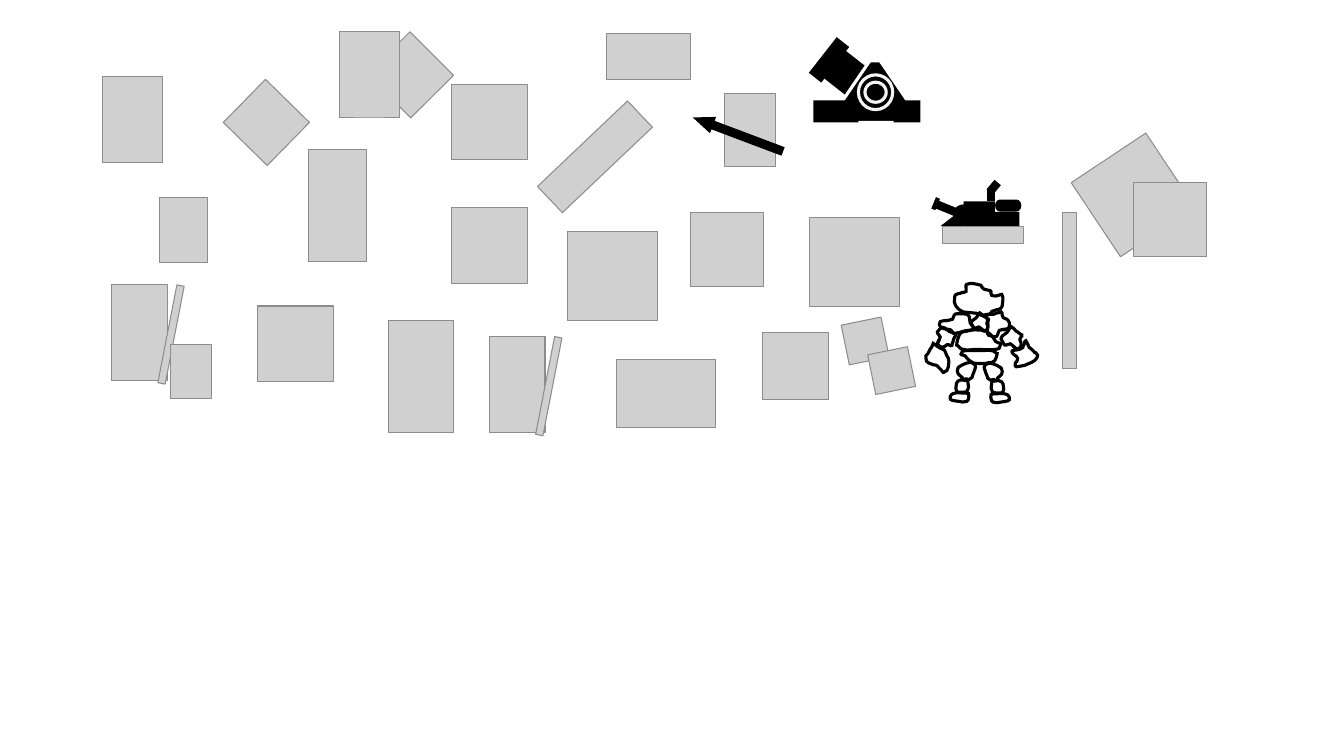
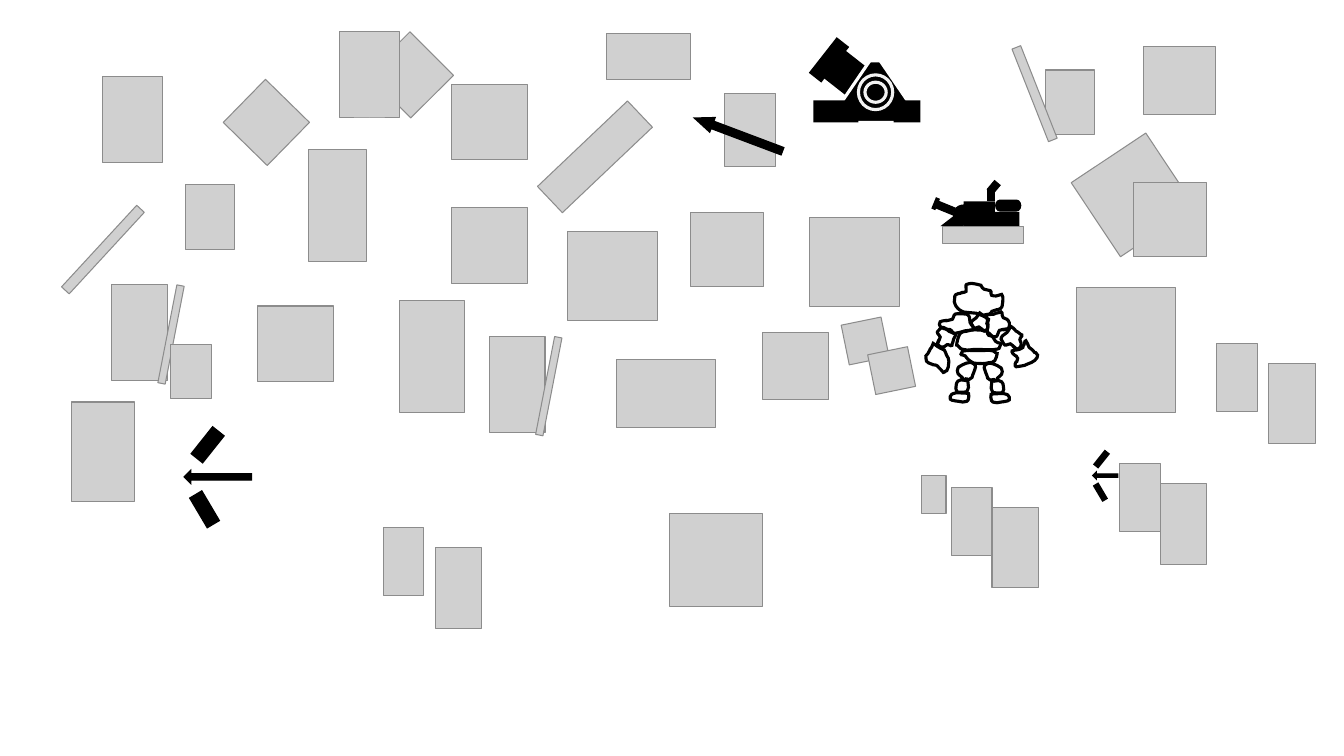
Before and after one commit to alexliuhust/JS_ChessGames, a slide deck: slide 5 of drawings.pptx (slide 1 before the commit). Drawn at 1344x756 pixels with LibreOffice and Linux fonts; fonts in the diff are those of the drawing; grey boxes stand for pictures. Boxes give left, top, right and bottom in pixels: in the first picture for what was removed or moved away, otherwise in the second. Text is boxed around its words. In the diff, an @@ line names an element or a change of style, - is before the commit and + after.

```diff
--- a/drawings.pptx
+++ b/drawings.pptx
@@ picture added at <box>1012,46,1057,142</box> @@
@@ picture added at <box>1143,46,1215,114</box> @@
@@ picture added at <box>1046,70,1094,134</box> @@
@@ picture at <box>61,205,144,293</box>: rotation 0 to 42 degrees @@
@@ picture: place and size @@
-picture at <box>159,198,208,262</box>
+picture at <box>186,185,234,249</box>
@@ picture added at <box>1077,287,1176,412</box> @@
@@ picture: place and size @@
-picture at <box>389,321,454,433</box>
+picture at <box>400,301,465,413</box>
@@ picture added at <box>1217,343,1257,410</box> @@
@@ picture added at <box>1268,364,1315,445</box> @@
@@ picture added at <box>72,402,134,502</box> @@
@@ rectangle added at <box>192,427,224,462</box>, fill #000000, outline #000000 1 pt @@
@@ right arrow added at <box>185,471,252,483</box>, fill #000000, outline #000000 1 pt @@
@@ picture added at <box>923,476,947,514</box> @@
@@ group added at <box>1093,451,1207,565</box>: 2 rectangles, 2 pictures, 1 right arrow @@
@@ rectangle added at <box>190,491,219,528</box>, fill #000000, outline #000000 1 pt @@
@@ picture added at <box>952,488,992,556</box> @@
@@ picture added at <box>992,508,1038,589</box> @@
@@ picture added at <box>383,527,423,595</box> @@
@@ picture added at <box>669,513,762,606</box> @@
@@ picture added at <box>436,548,482,629</box> @@
```
Also in this commit, not shown: 2 slides added, 2 slides removed, 28 other files.
